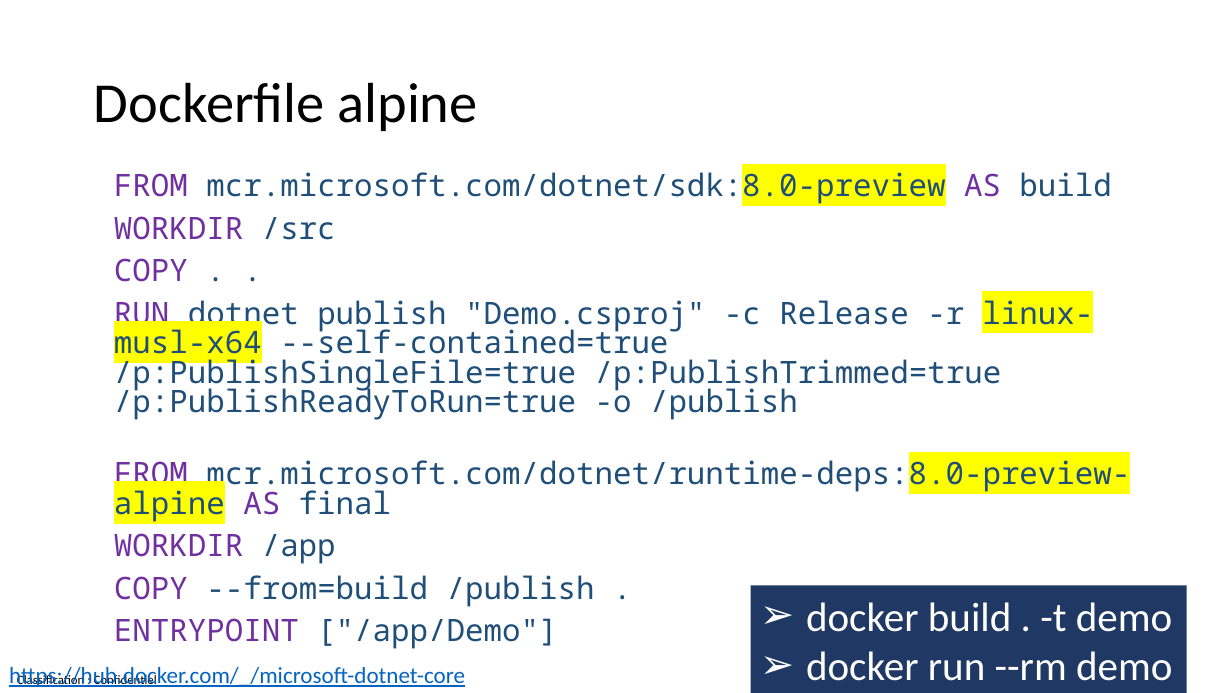
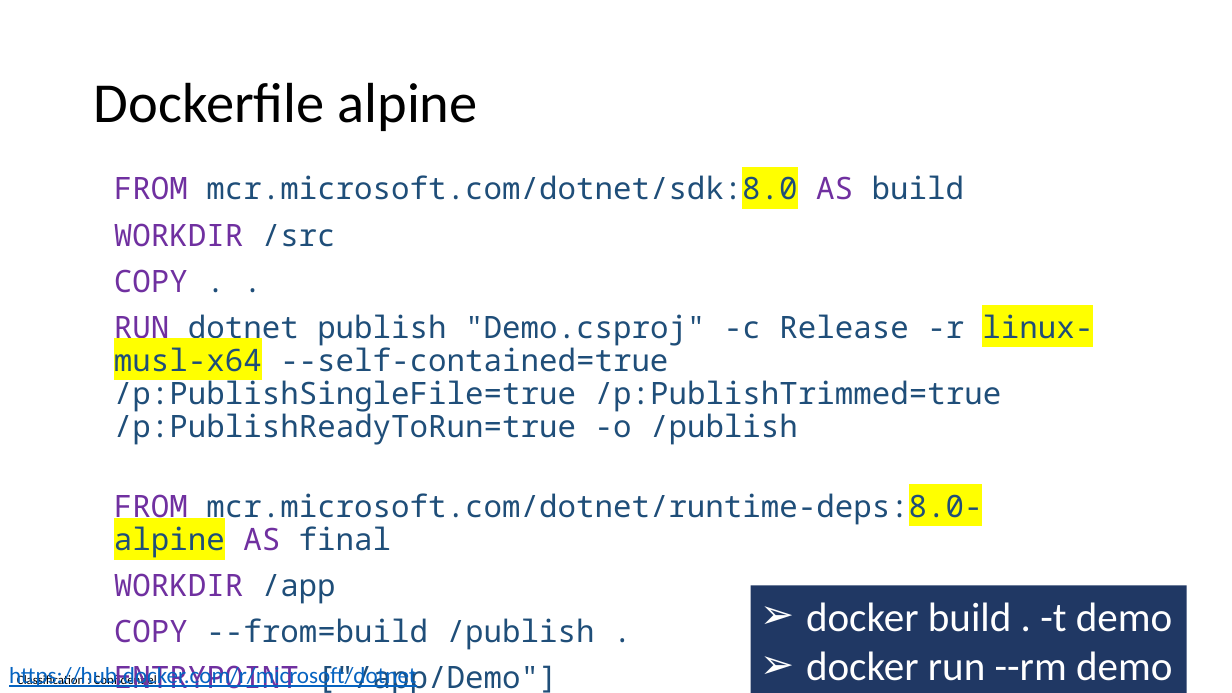
Before and after one commit to guillaume-chervet/course.dotnet, a slide deck: slide 46 of documentations/dotnet8.pptx. Drawn at 1232x693 pixels with LibreOffice and Linux fonts; fonts in the diff are those of the drawing. Boxes give left, top, right and bottom in pixels: in the first picture for what was removed or moved away, otherwise in the second. Text is boxed around its words. In the diff, an @@ line names an element or a change of style, - is before the commit and + after.

Commit message:
update 2024

```diff
--- a/documentations/dotnet8.pptx
+++ b/documentations/dotnet8.pptx
@@ text at (x1=114, y1=171, x2=964, y2=208): text changed @@
-FROM mcr.microsoft.com/dotnet/sdk:8.0-preview AS build
+FROM mcr.microsoft.com/dotnet/sdk:8.0 AS build
@@ text at (x1=114, y1=223, x2=1093, y2=650): line spacing 0.8 to 0.9 @@
@@ text at (x1=114, y1=488, x2=982, y2=558): text changed @@
-FROM mcr.microsoft.com/dotnet/runtime-deps:8.0-preview-alpine AS final
+FROM mcr.microsoft.com/dotnet/runtime-deps:8.0-alpine AS final
@@ text at (x1=9, y1=665, x2=417, y2=689): text changed @@
-https://hub.docker.com/_/microsoft-dotnet-core
+https://hub.docker.com/r/microsoft/dotnet
```
Also in this commit, not shown: 11 other slides changed.
